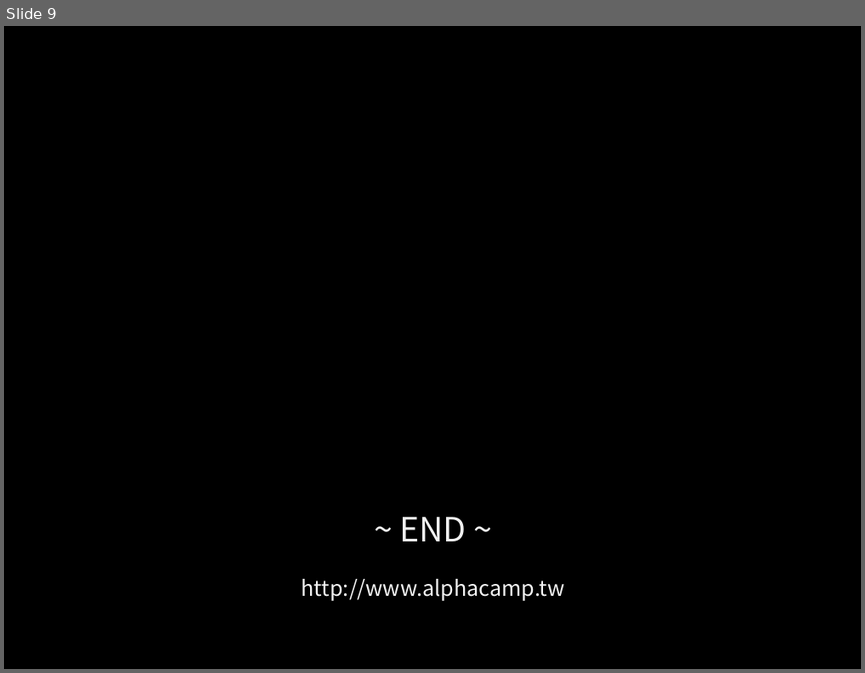
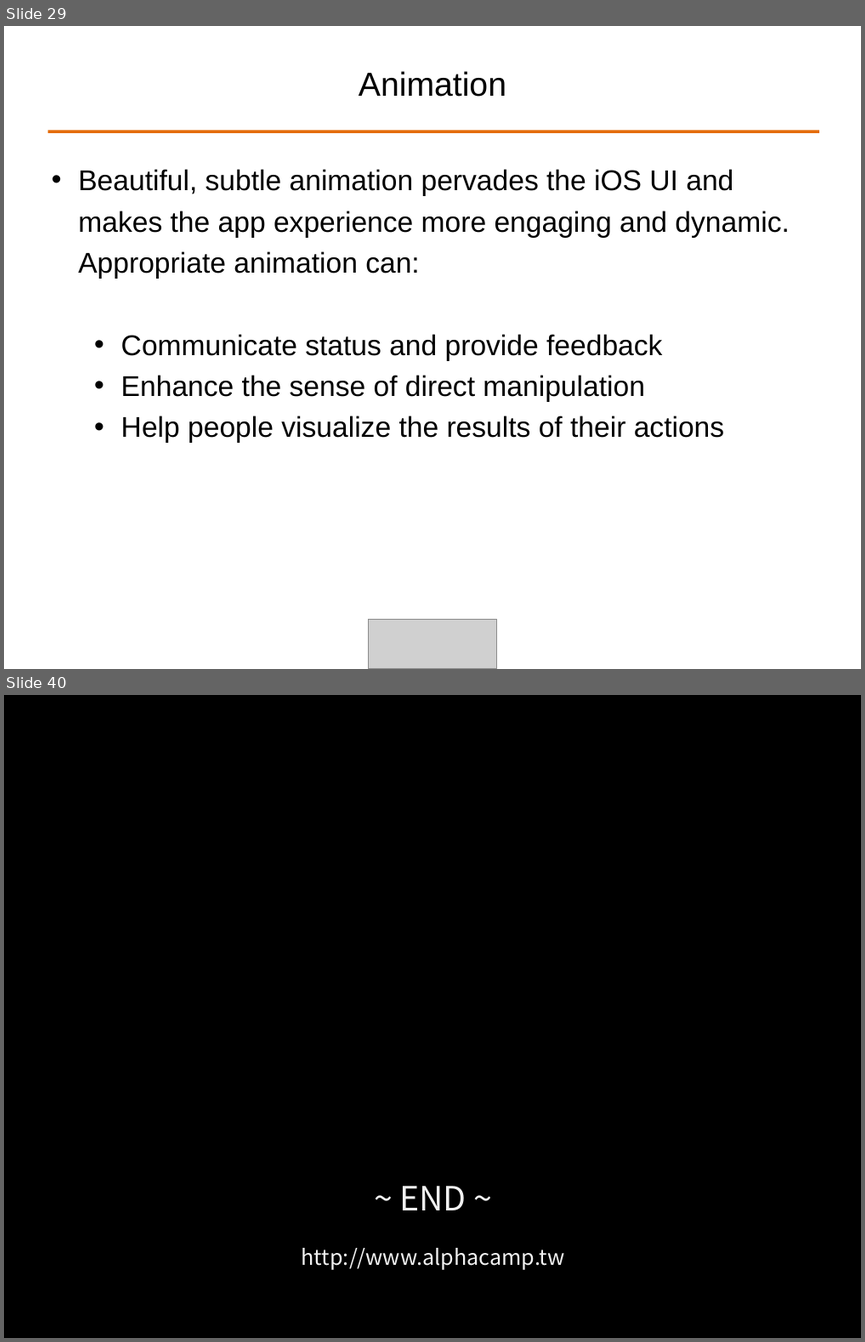
Before and after one commit to ALPHACamp/Camp-3-iOS-Dev, a slide deck: Class presentation/Week3 - Shyne/10-20-2014.ppt. Shown one above the other, each under a label of ours: slide 9 before the commit, slides 29 and 40 after it; the slides between them are not shown. The pictures are 865x673 and 865x1342 pixels, drawn with LibreOffice and Linux fonts; fonts in the diff are those of the drawing; grey boxes stand for pictures. Boxes give left, top, right and bottom in pixels: in the first picture for what was removed or moved away, otherwise in the second. Text is boxed around its words. In the diff, an @@ line names an element or a change of style, - is before the commit and + after.

```diff
--- a/Class presentation/Week3 - Shyne/10-20-2014.ppt
+++ b/Class presentation/Week3 - Shyne/10-20-2014.ppt
@@ slide 29 added at [4,26,861,669], background #FFFFFF @@
@@ title added at [358,71,506,97], 28 pt, text #000000 @@
+Animation
@@ line added from (47, 131) to (819, 131), #E46C0A 2.49 pt @@
@@ text added at [78,169,789,442], 24 pt, text #000000 @@
+• Beautiful, subtle animation pervades the iOS UI and makes the app experience more engaging and dynamic. Appropriate animation can:
+  • Communicate status and provide feedback
+  • Enhance the sense of direct manipulation
+  • Help people visualize the results of their actions
@@ picture added at [368,619,497,669] @@
@@ what was slide 9 is now slide 40 @@
```
Also in this commit, not shown: 37 other slides added, 7 slides removed, 3 other files.
